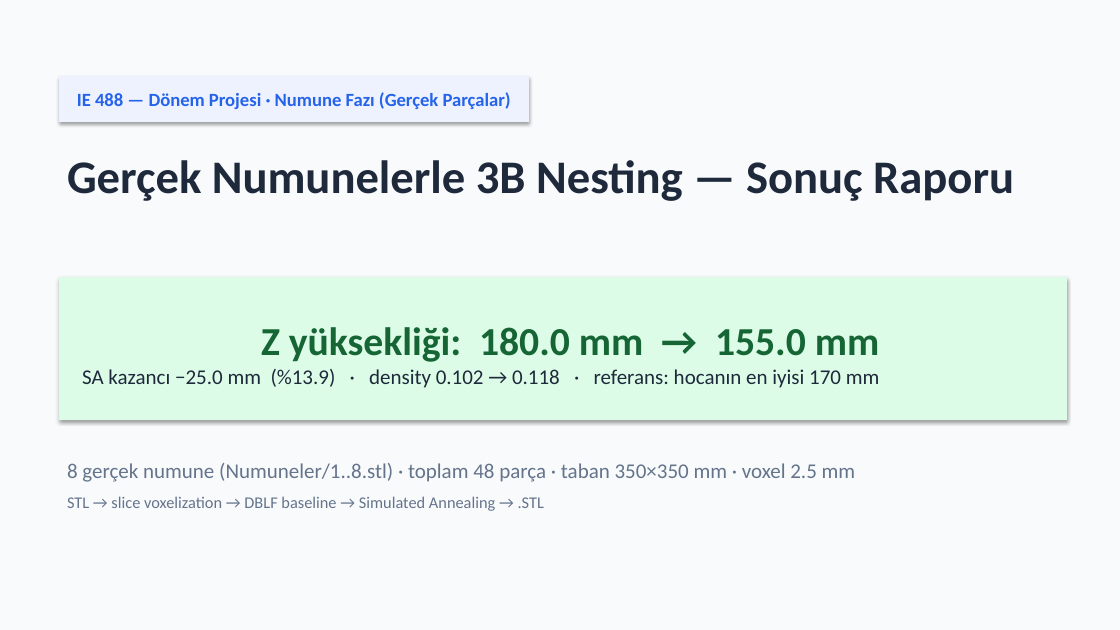
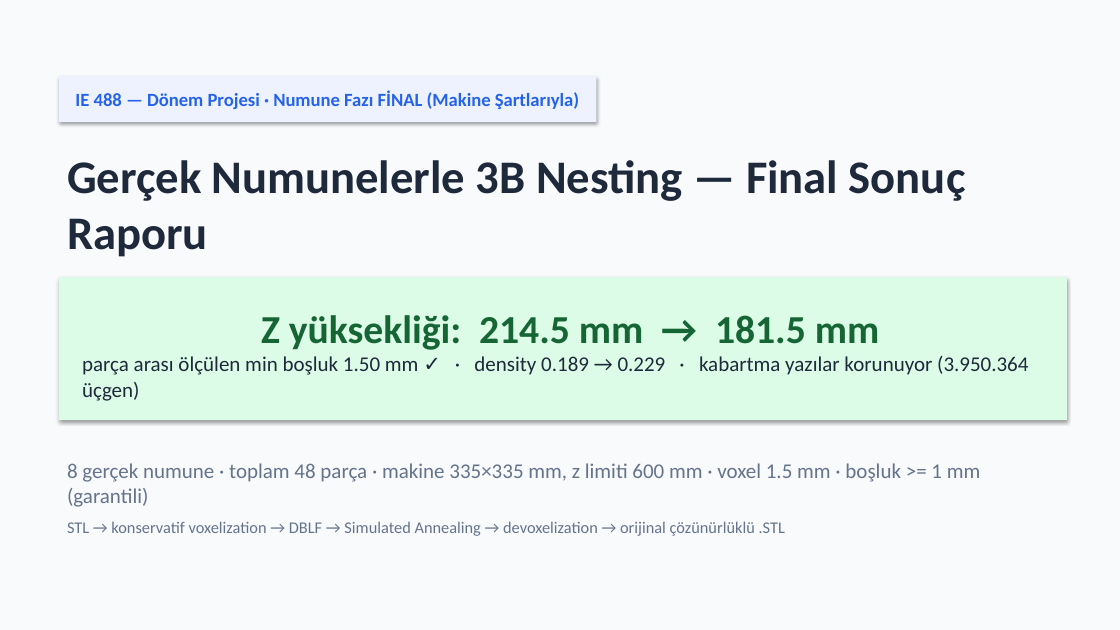
Before and after one commit to Eren845205/ie488-3d-nesting, a slide deck: slide 1 of SUNUM_NUMUNE.pptx. Drawn at 1120x630 pixels with LibreOffice and Linux fonts; fonts in the diff are those of the drawing. Boxes give left, top, right and bottom in pixels: in the first picture for what was removed or moved away, otherwise in the second. Text is boxed around its words. In the diff, an @@ line names an element or a change of style, - is before the commit and + after.

```diff
--- a/SUNUM_NUMUNE.pptx
+++ b/SUNUM_NUMUNE.pptx
@@ rectangle "IE 488 — Dönem Projesi ...": place and size @@
-rectangle "IE 488 — Dönem Projesi ..." at [59,76,529,122]
+rectangle "IE 488 — Dönem Projesi ..." at [59,76,597,122]
@@ text in rectangle at [75,90,579,109]: text changed @@
-IE 488 — Dönem Projesi · Numune Fazı (Gerçek Parçalar)
+IE 488 — Dönem Projesi · Numune Fazı FİNAL (Makine Şartlarıyla)
@@ text at [67,160,966,257]: text changed @@
-Gerçek Numunelerle 3B Nesting — Sonuç Raporu
+Gerçek Numunelerle 3B Nesting — Final Sonuç Raporu
@@ text in rectangle at [82,315,1028,401]: text changed @@
-Z yüksekliği: 180.0 mm → 155.0 mm
-SA kazancı −25.0 mm (%13.9) · density 0.102 → 0.118 · referans: hocanın en iyisi 170 mm
+Z yüksekliği: 214.5 mm → 181.5 mm
+parça arası ölçülen min boşluk 1.50 mm ✓ · density 0.189 → 0.229 · kabartma yazılar korunuyor (3.950.364 üçgen)
@@ text at [67,463,981,536]: text changed; size 18 to 14 pt @@
-8 gerçek numune (Numuneler/1..8.stl) · toplam 48 parça · taban 350×350 mm · voxel 2.5 mm
-STL → slice voxelization → DBLF baseline → Simulated Annealing → .STL
+8 gerçek numune · toplam 48 parça · makine 335×335 mm, z limiti 600 mm · voxel 1.5 mm · boşluk >= 1 mm (garantili)
+STL → konservatif voxelization → DBLF → Simulated Annealing → devoxelization → orijinal çözünürlüklü .STL
```
Also in this commit, not shown: 5 other slides changed, 6 slides added, 3 slides removed, 16 other files.
